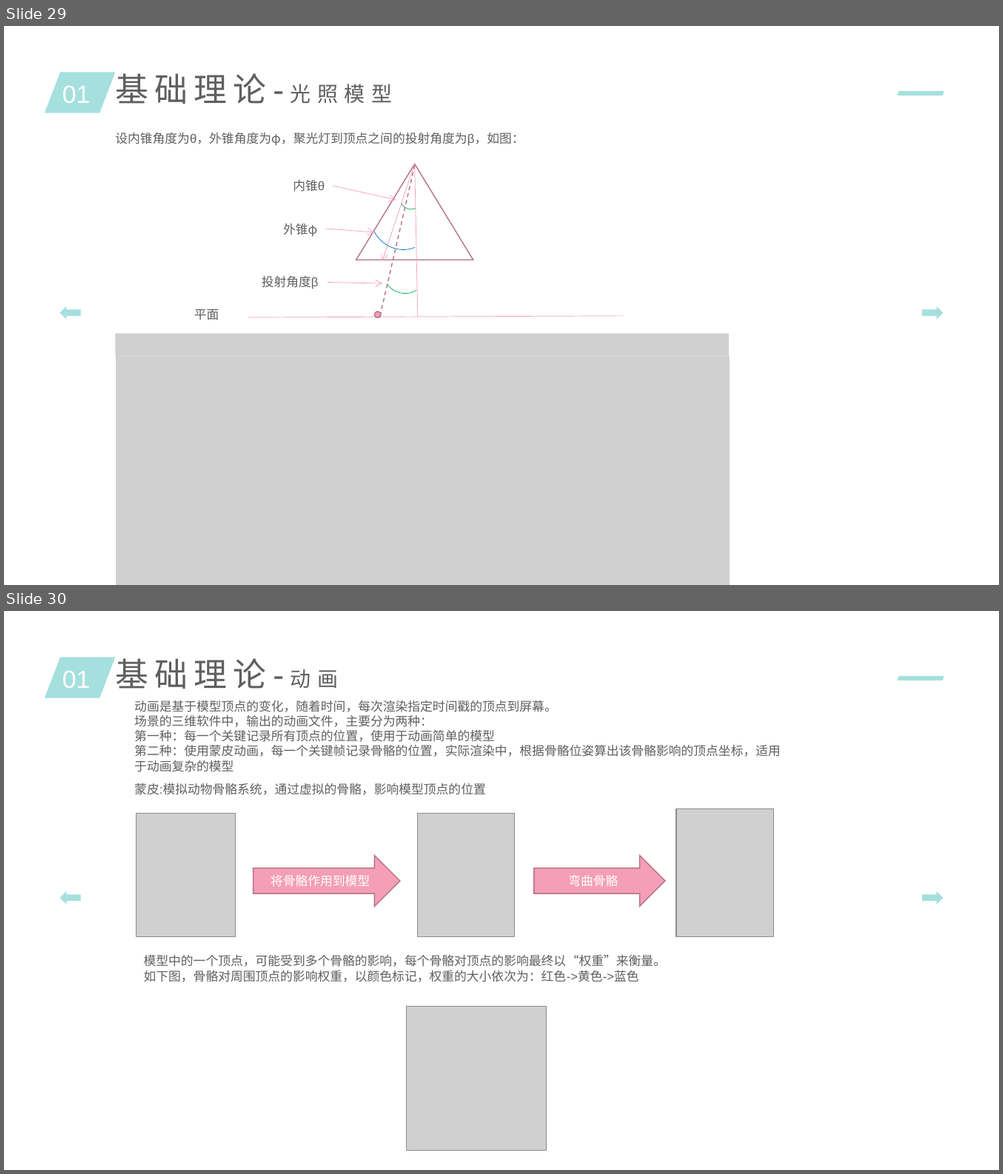
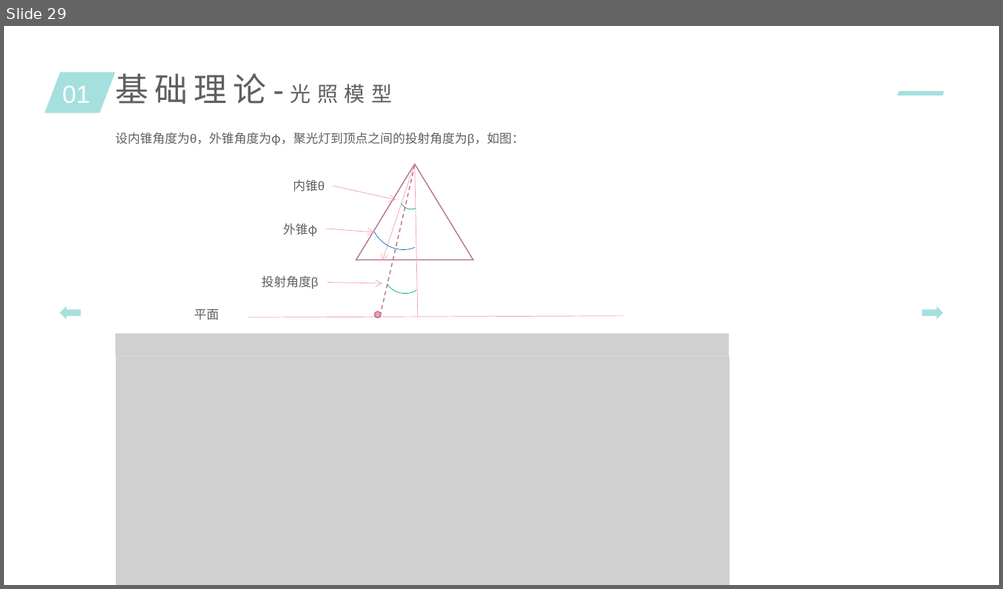
Before and after one commit to lijun4727/3d-study, a slide deck: 3d游戏引擎.pptx. Shown one above the other, each under a label of ours: slides 29 and 30 before the commit, slide 29 after it. The pictures are 1003x1174 and 1003x589 pixels, drawn with LibreOffice and Linux fonts; fonts in the diff are those of the drawing; grey boxes stand for pictures. Boxes give left, top, right and bottom in pixels: in the first picture for what was removed or moved away, otherwise in the second. Text is boxed around its words. In the diff, an @@ line names an element or a change of style, - is before the commit and + after.

```diff
--- a/3d游戏引擎.pptx
+++ b/3d游戏引擎.pptx
@@ slide 30 removed at <box>4,611,999,1170</box>, background #FFFFFF @@
@@ parallelogram removed at <box>44,658,115,698</box> @@
@@ text removed at <box>62,671,90,688</box> @@
-01
@@ text removed at <box>115,658,338,689</box> @@
-基础理论-动画
@@ parallelogram removed at <box>897,676,944,681</box> @@
@@ text removed at <box>134,701,780,772</box> @@
-动画是基于模型顶点的变化，随着时间，每次渲染指定时间戳的顶点到屏幕。
-场景的三维软件中，输出的动画文件，主要分为两种：
-第一种：每一个关键记录所有顶点的位置，使用于动画简单的模型
-第二种：使用蒙皮动画，每一个关键帧记录骨骼的位置，实际渲染中，根据骨骼位姿算出该骨骼影响的顶点坐标，适用于动画复杂的模型
@@ text removed at <box>134,783,486,795</box> @@
-蒙皮:模拟动物骨骼系统，通过虚拟的骨骼，影响模型顶点的位置
@@ picture removed at <box>676,809,774,937</box> @@
@@ picture removed at <box>136,814,236,937</box> @@
@@ picture removed at <box>418,814,515,937</box> @@
@@ right arrow removed at <box>253,856,400,906</box> @@
-将骨骼作用到模型
@@ right arrow removed at <box>534,856,665,906</box> @@
-弯曲骨骼
@@ right arrow removed at <box>60,891,81,905</box> @@
@@ right arrow removed at <box>922,891,942,905</box> @@
@@ text removed at <box>144,955,666,982</box> @@
-模型中的一个顶点，可能受到多个骨骼的影响，每个骨骼对顶点的影响最终以“权重”来衡量。
-如下图，骨骼对周围顶点的影响权重，以颜色标记，权重的大小依次为：红色->黄色->蓝色
@@ picture removed at <box>406,1006,546,1151</box> @@
```
Also in this commit, not shown: 6 slides changed.
